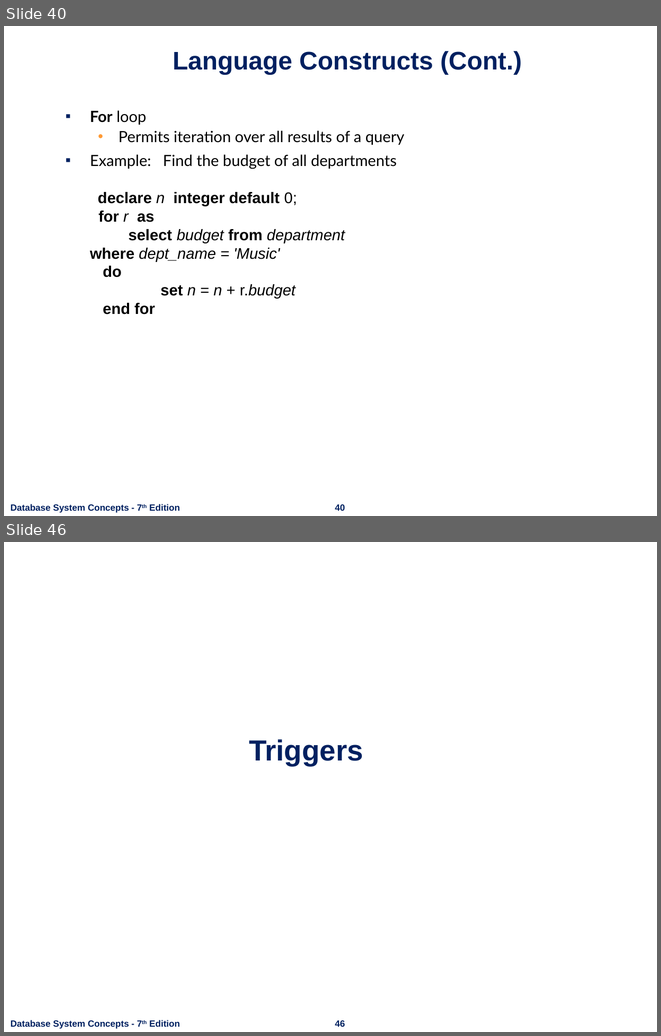
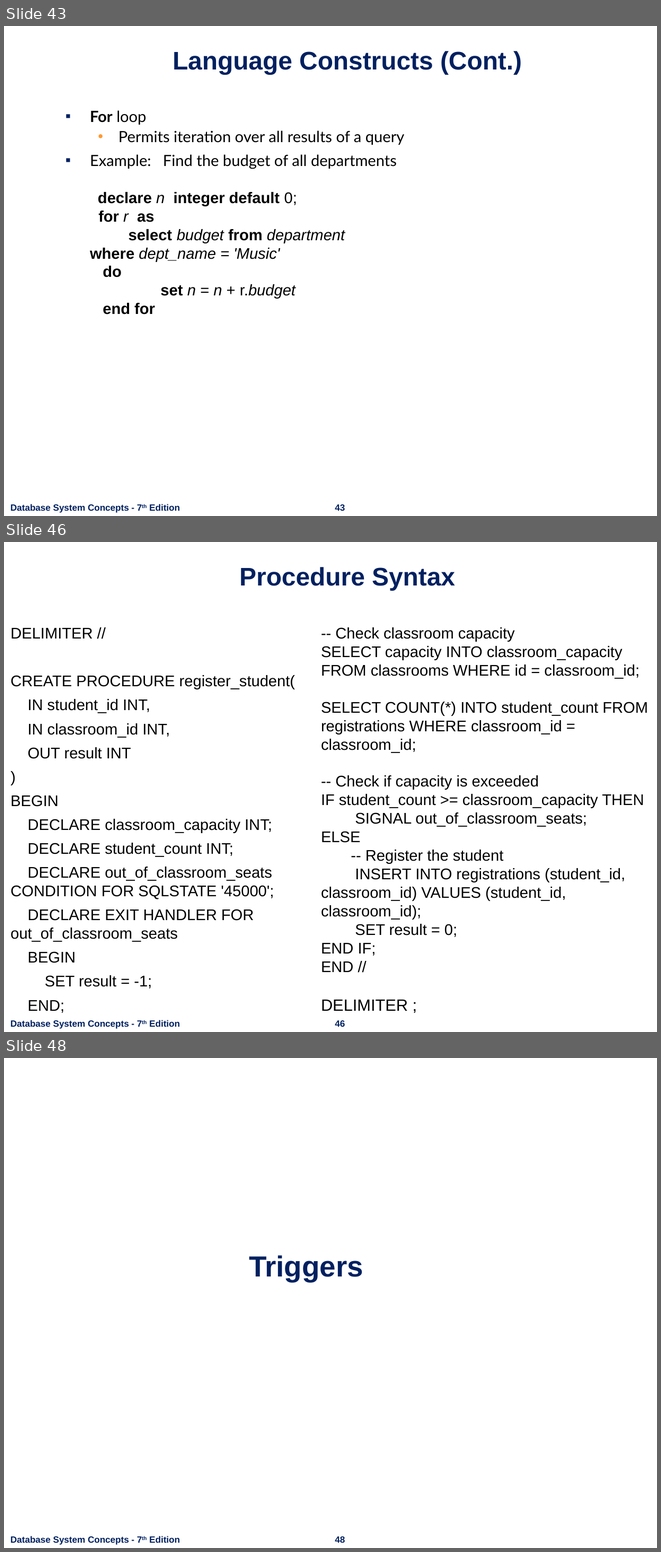
Before and after one commit to nashurgessa/DB-practices, a slide deck: Slides/L18-24 Advanced SQL.pptx. Shown one above the other, each under a label of ours: slides 40 and 46 before the commit, slides 43, 46 and 48 after it; the slides between them are not shown. The pictures are 661x1036 and 661x1552 pixels, drawn with LibreOffice and Linux fonts; fonts in the diff are those of the drawing; background and template pictures are left out. Boxes give left, top, right and bottom in pixels: in the first picture for what was removed or moved away, otherwise in the second. Text is boxed around its words. In the diff, an @@ line names an element or a change of style, - is before the commit and + after.

```diff
--- a/Slides/L18-24 Advanced SQL.pptx
+++ b/Slides/L18-24 Advanced SQL.pptx
@@ slide 46 added at [4,542,657,1032], background #FFFFFF; not listed: 2 template elements that a slide beside it also shows @@
@@ title added at [239,567,455,590], 28 pt, text #002060, bold @@
+Procedure Syntax
@@ text added at [10,628,353,963], 17 pt, text #000000 @@
+DELIMITER //
+CREATE PROCEDURE register_student(
+IN student_id INT,
+IN classroom_id INT,
+OUT result INT
+)
+BEGIN
+DECLARE classroom_capacity INT;
+DECLARE student_count INT;
+DECLARE out_of_classroom_seats CONDITION FOR SQLSTATE '45000';
+DECLARE EXIT HANDLER FOR out_of_classroom_seats
+BEGIN
+SET result = -1;
+END;
@@ text added at [321,627,648,1011], 17 pt, text #000000 @@
+-- Check classroom capacity
+SELECT capacity INTO classroom_capacity FROM classrooms WHERE id = classroom_id;
+SELECT COUNT(*) INTO student_count FROM registrations WHERE classroom_id = classroom_id;
+-- Check if capacity is exceeded
+IF student_count >= classroom_capacity THEN
+SIGNAL out_of_classroom_seats;
+ELSE
+-- Register the student
+INSERT INTO registrations (student_id, classroom_id) VALUES (student_id, classroom_id);
+SET result = 0;
+END IF;
+END //
+DELIMITER ;
@@ what was slide 40 is now slide 43 @@
@@ page number at [335,504,345,510]: text changed @@
-40
+43
@@ what was slide 46 is now slide 48 @@
```
Also in this commit, not shown: 9 slides changed, 10 other slides added, 13 slides removed, 2 other files.
